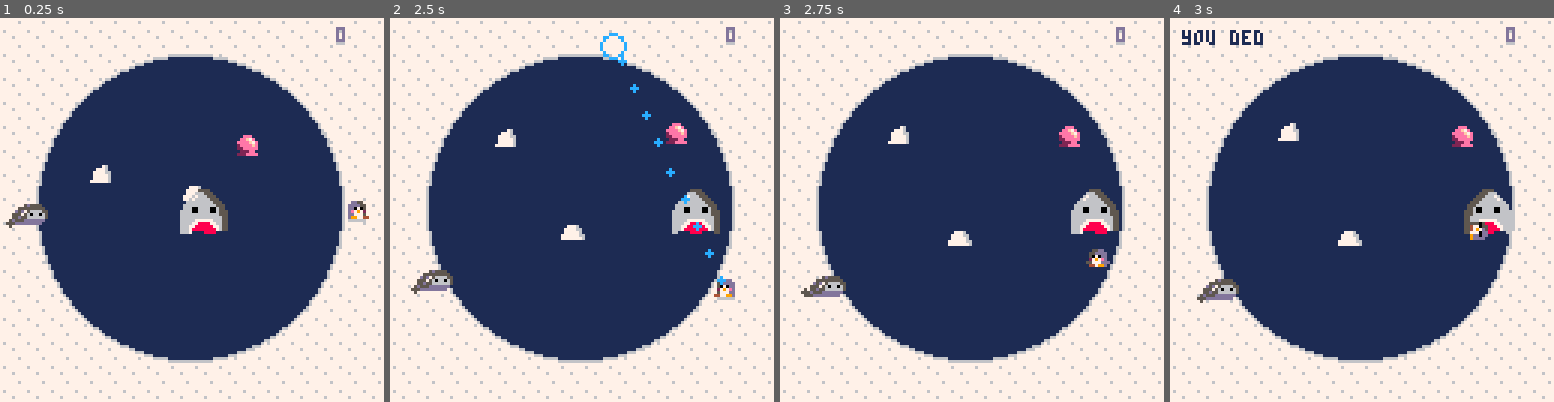
Above: before the commit, frames 1-4 (left to right).
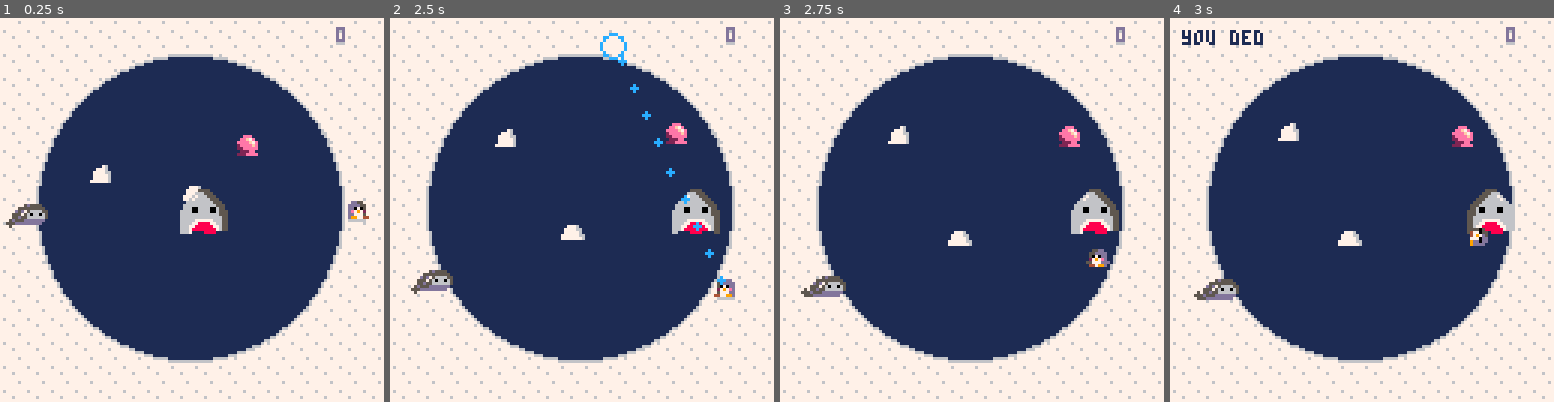
Above: after the commit, the same moments.

Repository: phwebi/loop-n-scoop
Game: PICO-8 cartridge not_frogger.p8
Same seed, same stepped clock (60 frames per second), same inputs: the game is played once before the commit and once after it.
Inputs:
- Up to frame 1 (0.25 s): no input
- Up to frame 2 (2.5 s): tap X (X key) at 0.33, 1.07, 1.85 s; tap O (Z key) at 0.7, 1.7, 2.1 s; hold Right 1.6-2.1 s; hold Up 2.15-2.42 s; hold Right from 2.47 s (still down)
- Up to frame 3 (2.75 s): keep holding Right; tap O (Z key) at 2.5 s
- Up to frame 4 (3 s): keep holding Right; tap O (Z key) at 2.9 s; tap X (X key) at 2.97 s

Frames 1-3 are identical in both runs. In frame 4, 0.6% of the frame differs, in the area x 6-90%, y 44-75%.

Commit message:
fix collision

Diff:
--- a/not_frogger.p8
+++ b/not_frogger.p8
@@ -360,9 +360,7 @@
   w = a.w or 1 -- number of 8x8 sprites wide
   h = a.h or 1 -- number of 8x8 sprites wide
 
-  x_offset = (w * 8 / 2) - 1
-  y_offset = (h * 8 / 2) - 1
-  spr(a.sprite, a.x - x_offset, a.y - y_offset, w, h, a.flip)
+  spr(a.sprite, a.x - position_offset(w), a.y - position_offset(h), w, h, a.flip)
 end
 
 function draw_aim()
@@ -442,11 +440,20 @@
   return atan2(x - circ_orig, y - circ_orig)
 end
 
+function position_offset(pos)
+  return ((pos or 1)*8/2) - 1
+end
+
 function collide(o1, o2)
-  local l = max(o1.x, o2.x)
-  local r = min(o1.x+8,  o2.x+8)
-  local t = max(o1.y,o2.y)
-  local b = min(o1.y+8,  o2.y+8)
+  w1_offset = position_offset(o1.w)
+  h1_offset = position_offset(o1.h)
+  w2_offset = position_offset(o2.w)
+  h2_offset = position_offset(o2.h)
+
+  local l = max(o1.x - w1_offset, o2.x - w2_offset)
+  local r = min(o1.x + w1_offset, o2.x + w2_offset)
+  local t = max(o1.y - h1_offset, o2.y - h2_offset)
+  local b = min(o1.y + h1_offset, o2.y + h2_offset)
 
   -- they overlapped if the area of intersection is greater than 0
   if l < r and t < b then
